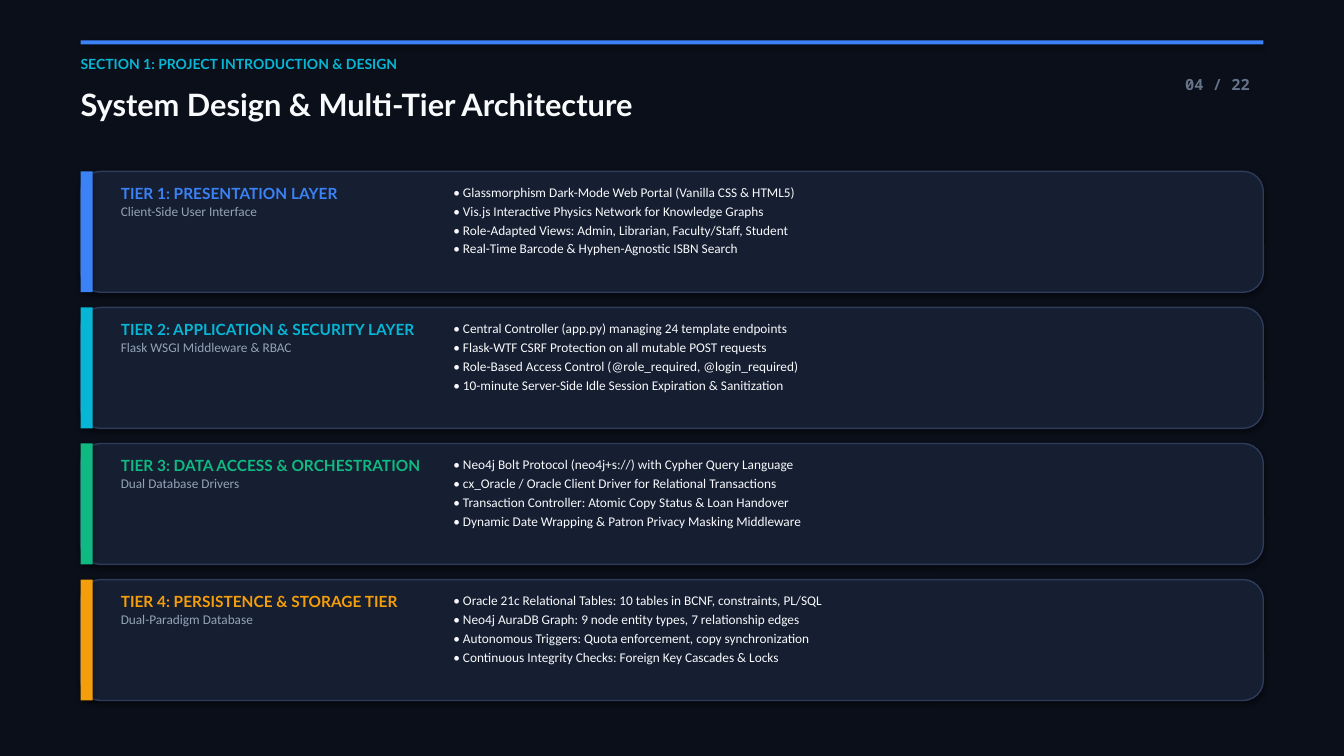
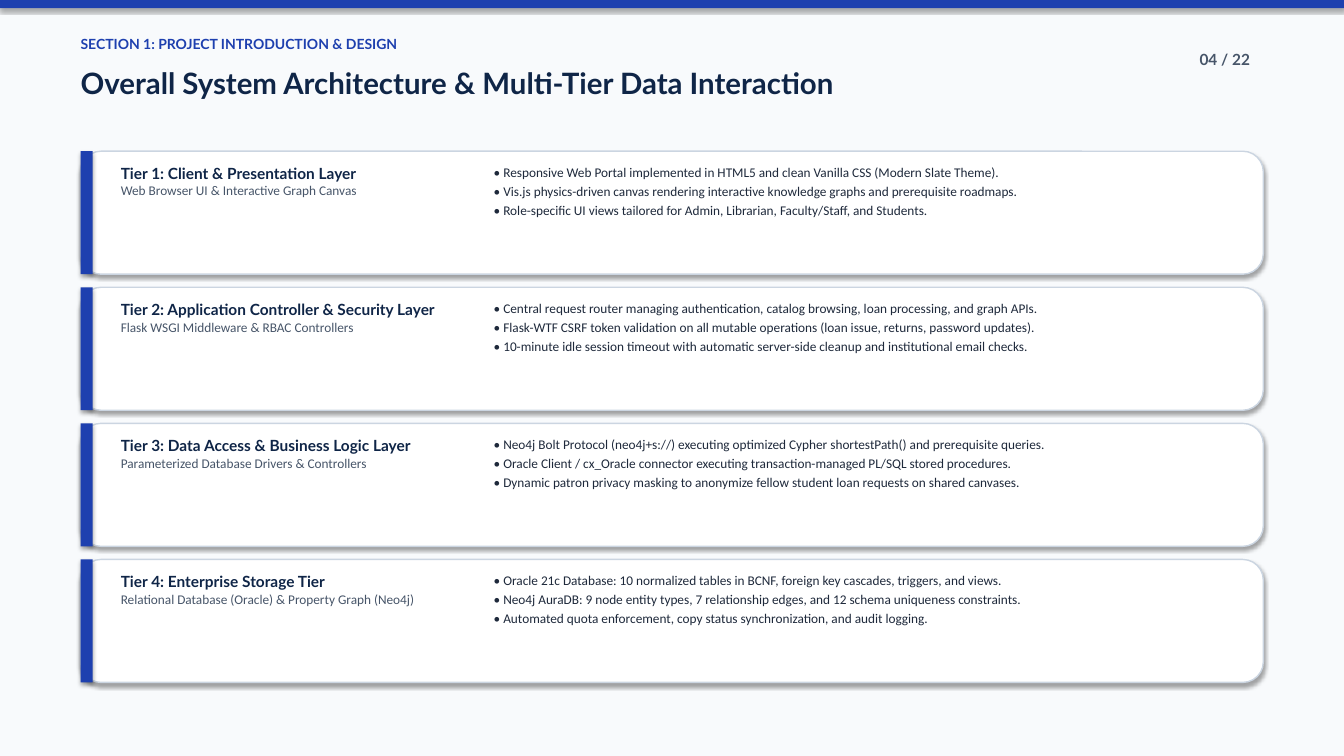
Before and after one commit to Karthi16-png/LIBRARAY-MANAGEMENT-SYSTEM, a slide deck: slide 4 of VITCC_Library_Management_System_Presentation.pptx. Drawn at 1344x756 pixels with LibreOffice and Linux fonts; fonts in the diff are those of the drawing. Boxes give left, top, right and bottom in pixels: in the first picture for what was removed or moved away, otherwise in the second. Text is boxed around its words. In the diff, an @@ line names an element or a change of style, - is before the commit and + after.

Commit message:
style: redesign presentation with clean professional college student academic styling

```diff
--- a/VITCC_Library_Management_System_Presentation.pptx
+++ b/VITCC_Library_Management_System_Presentation.pptx
@@ rectangle at bbox=[0, 0, 1344, 756]: fill #0B0F19 to #F8FAFC @@
@@ rectangle at bbox=[0, 0, 1344, 8]: fill #3B82F6 to #1E40AF @@
@@ rectangle: place and size @@
-rectangle at bbox=[81, 40, 1263, 44]
+rectangle at bbox=[0, 0, 1344, 8]
@@ text "SECTION 1: PROJECT INTRODUCTION & ...": place and size @@
-text "SECTION 1: PROJECT INTRODUCTION & ..." at bbox=[81, 59, 397, 69]
+text "SECTION 1: PROJECT INTRODUCTION & ..." at bbox=[81, 38, 397, 49]
@@ text "SECTION 1: PROJECT INTRODUCTION & ..." at bbox=[81, 38, 397, 49]: text colour #06B6D4 to #1E40AF @@
@@ text "04 / 22": place and size @@
-text "04 / 22" at bbox=[1185, 79, 1250, 90]
+text "04 / 22" at bbox=[1200, 54, 1250, 65]
@@ text "04 / 22" at bbox=[1200, 54, 1250, 65]: font Noto Sans Mono to Lato, text colour #64748B to #475569 @@
@@ text at bbox=[81, 72, 834, 99]: text changed; size 22 to 21 pt; text colour #F8FAFC to #0F2547 @@
-System Design & Multi-Tier Architecture
+Overall System Architecture & Multi-Tier Data Interaction
@@ rectangle at bbox=[81, 151, 93, 274]: fill #3B82F6 to #1E40AF @@
@@ text at bbox=[121, 167, 357, 197]: text changed; text colour #94A3B8 to #475569 @@
-TIER 1: PRESENTATION LAYER
-Client-Side User Interface
+Tier 1: Client & Presentation Layer
+Web Browser UI & Interactive Graph Canvas
@@ text at bbox=[503, 167, 1017, 217]: text changed; text colour #F8FAFC to #1E293B @@
-• Glassmorphism Dark-Mode Web Portal (Vanilla CSS & HTML5)
-• Vis.js Interactive Physics Network for Knowledge Graphs
-• Role-Adapted Views: Admin, Librarian, Faculty/Staff, Student
-• Real-Time Barcode & Hyphen-Agnostic ISBN Search
+• Responsive Web Portal implemented in HTML5 and clean Vanilla CSS (Modern Slate Theme).
+• Vis.js physics-driven canvas rendering interactive knowledge graphs and prerequisite roadmaps.
+• Role-specific UI views tailored for Admin, Librarian, Faculty/Staff, and Students.
@@ rectangle at bbox=[81, 287, 93, 410]: fill #06B6D4 to #1E40AF @@
@@ text at bbox=[121, 303, 435, 332]: text changed; text colour #06B6D4 to #0F2547 @@
-TIER 2: APPLICATION & SECURITY LAYER
-Flask WSGI Middleware & RBAC
+Tier 2: Application Controller & Security Layer
+Flask WSGI Middleware & RBAC Controllers
@@ text at bbox=[503, 303, 1037, 353]: text changed; text colour #F8FAFC to #1E293B @@
-• Central Controller (app.py) managing 24 template endpoints
-• Flask-WTF CSRF Protection on all mutable POST requests
-• Role-Based Access Control (@role_required, @login_required)
-• 10-minute Server-Side Idle Session Expiration & Sanitization
+• Central request router managing authentication, catalog browsing, loan processing, and graph APIs.
+• Flask-WTF CSRF token validation on all mutable operations (loan issue, returns, password updates).
+• 10-minute idle session timeout with automatic server-side cleanup and institutional email checks.
@@ rectangle at bbox=[81, 423, 93, 546]: fill #10B981 to #1E40AF @@
@@ text at bbox=[121, 439, 411, 468]: text changed; size 11 to 9.5 pt; font Lato to Calibri; text colour #10B981 to #475569; bold off @@
-TIER 3: DATA ACCESS & ORCHESTRATION
-Dual Database Drivers
+Tier 3: Data Access & Business Logic Layer
+Parameterized Database Drivers & Controllers
@@ text at bbox=[503, 439, 1044, 490]: text changed; text colour #F8FAFC to #1E293B @@
-• Neo4j Bolt Protocol (neo4j+s://) with Cypher Query Language
-• cx_Oracle / Oracle Client Driver for Relational Transactions
-• Transaction Controller: Atomic Copy Status & Loan Handover
-• Dynamic Date Wrapping & Patron Privacy Masking Middleware
+• Neo4j Bolt Protocol (neo4j+s://) executing optimized Cypher shortestPath() and prerequisite queries.
+• Oracle Client / cx_Oracle connector executing transaction-managed PL/SQL stored procedures.
+• Dynamic patron privacy masking to anonymize fellow student loan requests on shared canvases.
@@ 4 rounded rectangles, 4 rectangles: place and size @@
-4 rounded rectangles, 4 rectangles at bbox=[81, 171, 1263, 701]
+4 rounded rectangles, 4 rectangles at bbox=[81, 151, 1263, 683]
@@ fill #161E31 to #FFFFFF; outline #2D3C5A 1 pt to #CBD5E1 1 pt in 4 elements at bbox=[81, 287, 1263, 410], bbox=[81, 151, 1263, 274], bbox=[81, 423, 1263, 546], bbox=[81, 560, 1263, 683] @@
@@ rectangle at bbox=[81, 560, 93, 683]: fill #F59E0B to #1E40AF @@
@@ text at bbox=[121, 575, 414, 606]: text changed; size 11 to 9.5 pt; font Lato to Calibri; text colour #F59E0B to #475569; bold off @@
-TIER 4: PERSISTENCE & STORAGE TIER
-Dual-Paradigm Database
+Tier 4: Enterprise Storage Tier
+Relational Database (Oracle) & Property Graph (Neo4j)
@@ text at bbox=[503, 575, 1020, 626]: text changed; text colour #F8FAFC to #1E293B @@
-• Oracle 21c Relational Tables: 10 tables in BCNF, constraints, PL/SQL
-• Neo4j AuraDB Graph: 9 node entity types, 7 relationship edges
-• Autonomous Triggers: Quota enforcement, copy synchronization
-• Continuous Integrity Checks: Foreign Key Cascades & Locks
+• Oracle 21c Database: 10 normalized tables in BCNF, foreign key cascades, triggers, and views.
+• Neo4j AuraDB: 9 node entity types, 7 relationship edges, and 12 schema uniqueness constraints.
+• Automated quota enforcement, copy status synchronization, and audit logging.
```
Also in this commit, not shown: 21 other slides changed, 1 other file.
